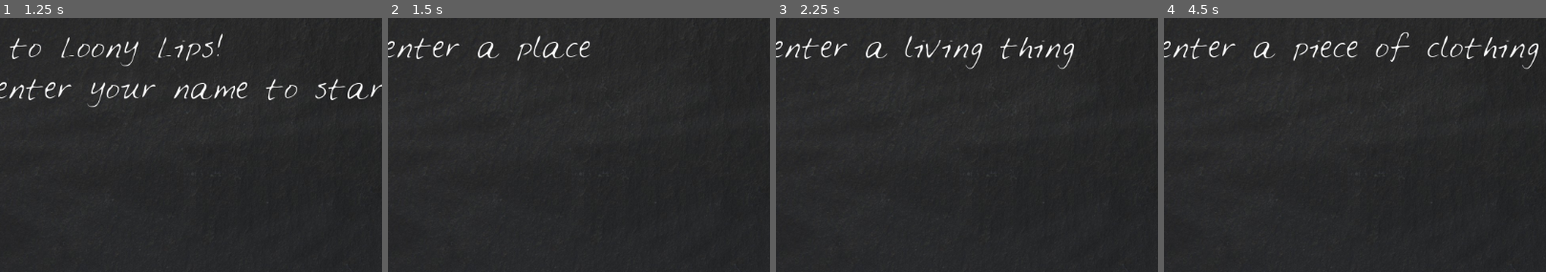
Above: before the commit, frames 1-4 (left to right).
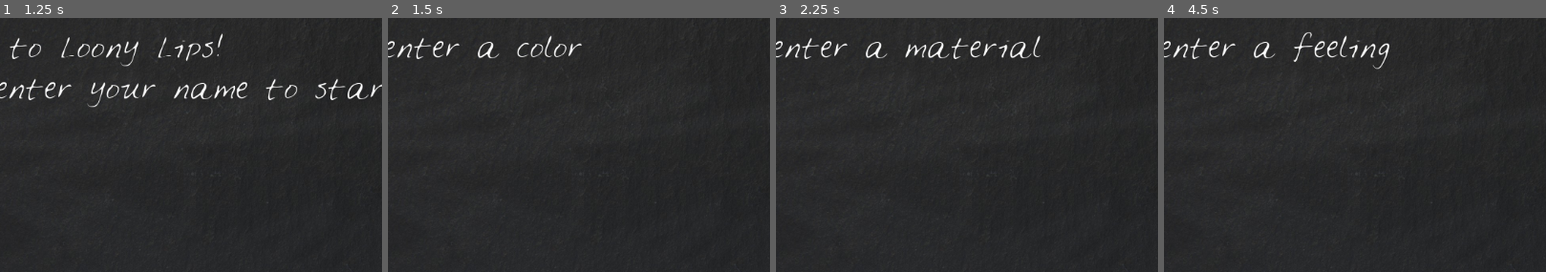
Above: after the commit, the same moments.

Repository: DanielMcPherson/LoonyLips
Game: Godot game, scene res://LoonyLips.tscn
Same seed, same stepped clock (60 frames per second), same inputs: the game is played once before the commit and once after it.
Inputs (mouse positions are % of the whole screen's width and height, from its top left):
- Up to frame 1 (1.25 s): click (40, 94) at 0.52 s; type "Alex" at 0.6 s
- Up to frame 2 (1.5 s): click "OK!" at 1.25 s
- Up to frame 3 (2.25 s): click "OK!" at 2 s
- Up to frame 4 (4.5 s): click "OK!" at 2.75 s; tap Enter at 3.5 s; tap Space at 4.25 s
The pictures show only the part of the screen within x 18-68%, y 0-50%; the shares and areas given below are measured in that part.

Frame 1 is identical in both runs. In frame 2, 0.6% of the frame differs, in the area x 33-53%, y 6-17%; in frame 3, 1.4%; in frame 4, 1.7%, in the area x 33-98%, y 5-21%.

Commit message:
Multiple random stories

Diff:
--- a/LoonyLips.gd
+++ b/LoonyLips.gd
@@ -1,15 +1,28 @@
 extends Node2D
 
-# Prompts for player words to be used in the story
-var prompts = [ "your name", "a place", "a living thing", "a color", "a food", "a piece of clothing", "a body part" ]
 # Words that player enters to match the prompts
 var words = []
-# Story that words will be inserted into
-var story = "%s's story:\n\nI went to %s with a %s. We ate %s %s and I wore a %s on my %s."
 # Introduction text
 var introduction = "Welcome to Loony Lips!\nPlease enter your name to start."
+var template = [
+	{
+	"prompts": [ "your name", "a place", "a living thing", "a color", "a food", "a piece of clothing", "a body part" ],
+	"story": "%s's story:\n\nI went to %s with a %s. We ate %s %s and I wore a %s on my %s."
+	},
+	{
+	"prompts": [ "your name", "a color", "a material", "a name", "an animal", "a feeling", "a color", "a food", "a body part" ],
+	"story": "%s's space story:\n\nI was hurtling through space on a %s rocket made of %s with my copilot %s, an artificially intelligent %s. I was feeling %s until an alarm blared. We were about to crash into a %s asteroid made of %s! A piece of the asteroid smashed into the side of our ship, knocking me out of my seat. Fortunately, I was able to activate the thrusters with my %s, steering us out of the way just in the nick of time."
+	},
+	{
+	"prompts": [ "your name", "a feeling", "a noun", "a place", "a color", "an appliance", "a body part", "a smell", "a piece of furniture" ],
+	"story": "%s's story:\n\nI was feeling %s because my favorite %s was missing. I checked in the %s, the %s %s, and even under my %s. Finally I smelled something %s. I followed my nose and found that it was in my %s all along."
+	}
+]
+var current_story
 
 func _ready():
+	randomize();
+	current_story = template[randi() % template.size()]
 	$Blackboard/TextBox.clear()
 	$Blackboard/OKButton/RichTextLabel.text = "OK!"
 	$Blackboard/TextBox.grab_focus()
@@ -28,7 +41,7 @@
 	handle_display()
 
 func is_story_done():
-	return words.size() >= prompts.size()
+	return words.size() >= current_story.prompts.size()
 
 func handle_display():
 	if words.size() == 0:
@@ -43,10 +56,10 @@
 	$Blackboard/StoryText.text = introduction
 
 func prompt_player():
-	$Blackboard/StoryText.text = "Please enter " + prompts[words.size()]
+	$Blackboard/StoryText.text = "Please enter " + current_story.prompts[words.size()]
 
 func tell_story():
-	$Blackboard/StoryText.text = story % words
+	$Blackboard/StoryText.text = current_story.story % words
 	end_game()
 
 func end_game():
